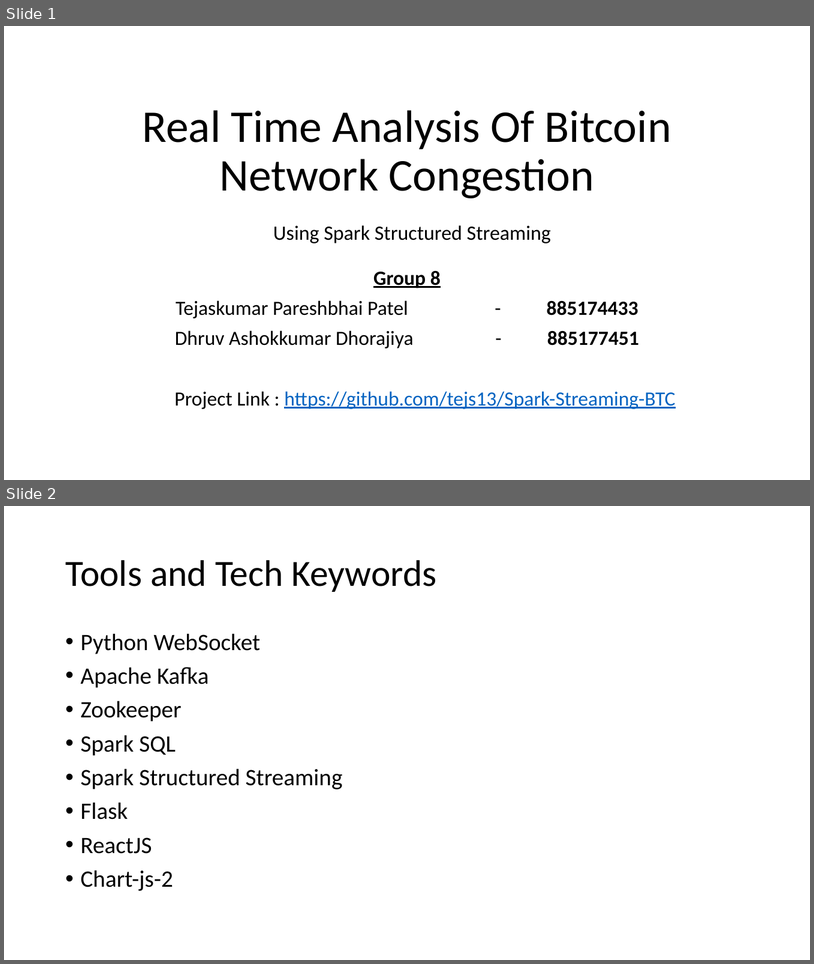
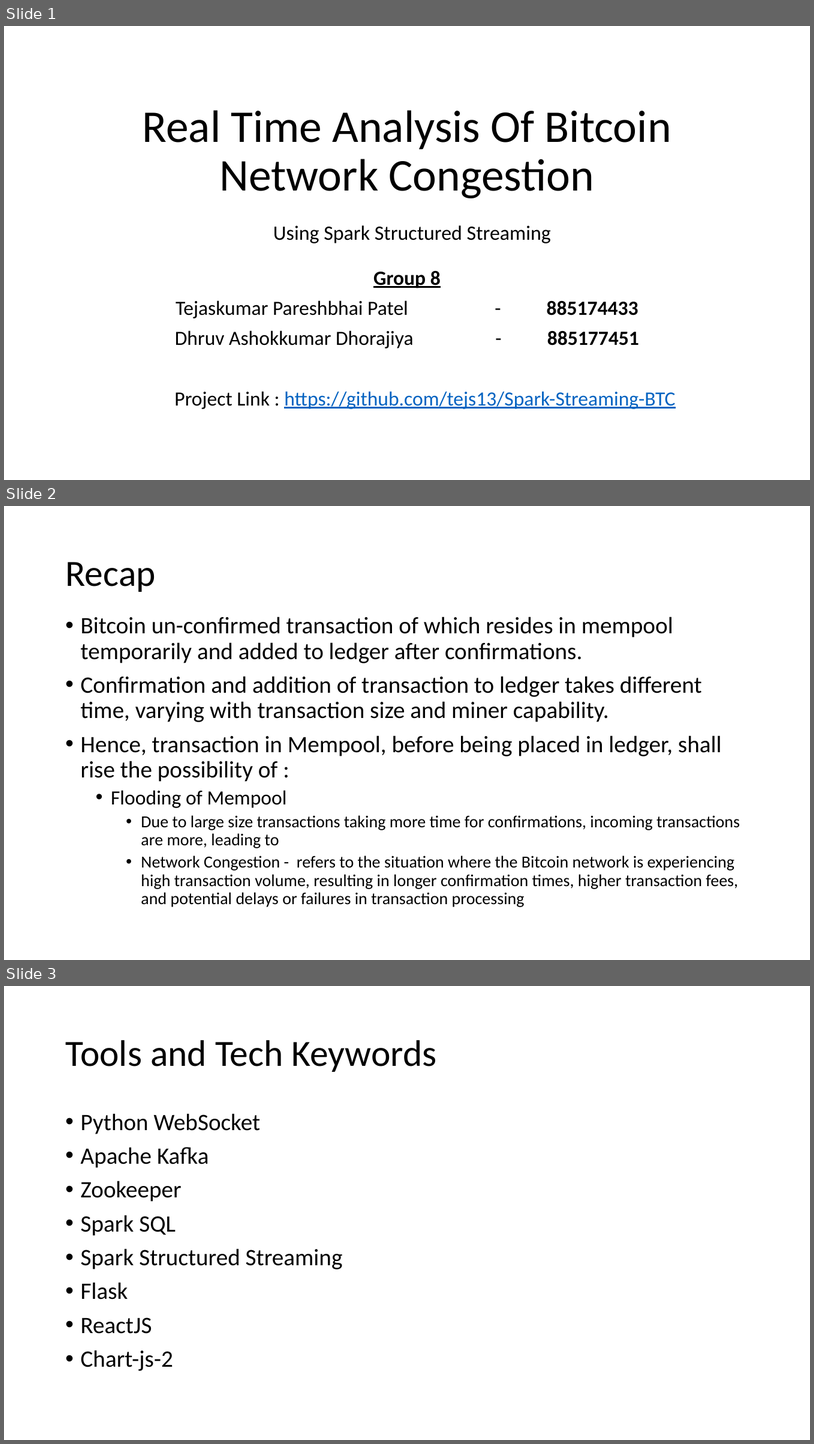
Before and after one commit to tejs13/Spark-Streaming-BTC, a slide deck: assets/CPSC 531 Final Presentation Real Time Analysis Of BTC Network Congestion.pptx. Shown one above the other, each under a label of ours: slides 1 and 2 before the commit, slides 1, 2 and 3 after it. The pictures are 814x964 and 814x1444 pixels, drawn with LibreOffice and Linux fonts; fonts in the diff are those of the drawing. Boxes give left, top, right and bottom in pixels: in the first picture for what was removed or moved away, otherwise in the second. Text is boxed around its words. In the diff, an @@ line names an element or a change of style, - is before the commit and + after.

```diff
--- a/assets/CPSC 531 Final Presentation Real Time Analysis Of BTC Network Congestion.pptx
+++ b/assets/CPSC 531 Final Presentation Real Time Analysis Of BTC Network Congestion.pptx
@@ slide 2 added at (4,506,810,960), background #FFFFFF @@
@@ title added at (65,562,155,592), 44 pt, text #000000 @@
+Recap
@@ text added at (81,616,740,907), 20 pt, text #000000 @@
+• Bitcoin un-confirmed transaction of which resides in mempool temporarily and added to ledger after confirmations.
+• Confirmation and addition of transaction to ledger takes different time, varying with transaction size and miner capability.
+• Hence, transaction in Mempool, before being placed in ledger, shall rise the possibility of :
+  • Flooding of Mempool
+    • Due to large size transactions taking more time for confirmations, incoming transactions are more, leading to
+    • Network Congestion - refers to the situation where the Bitcoin network is experiencing high transaction volume, resulting in longer confirmation times, higher transaction fees, and potential delays or failures in transaction processing
@@ what was slide 2 is now slide 3 @@
```
Also in this commit, not shown: 1 slide changed, 1 other slide added.
